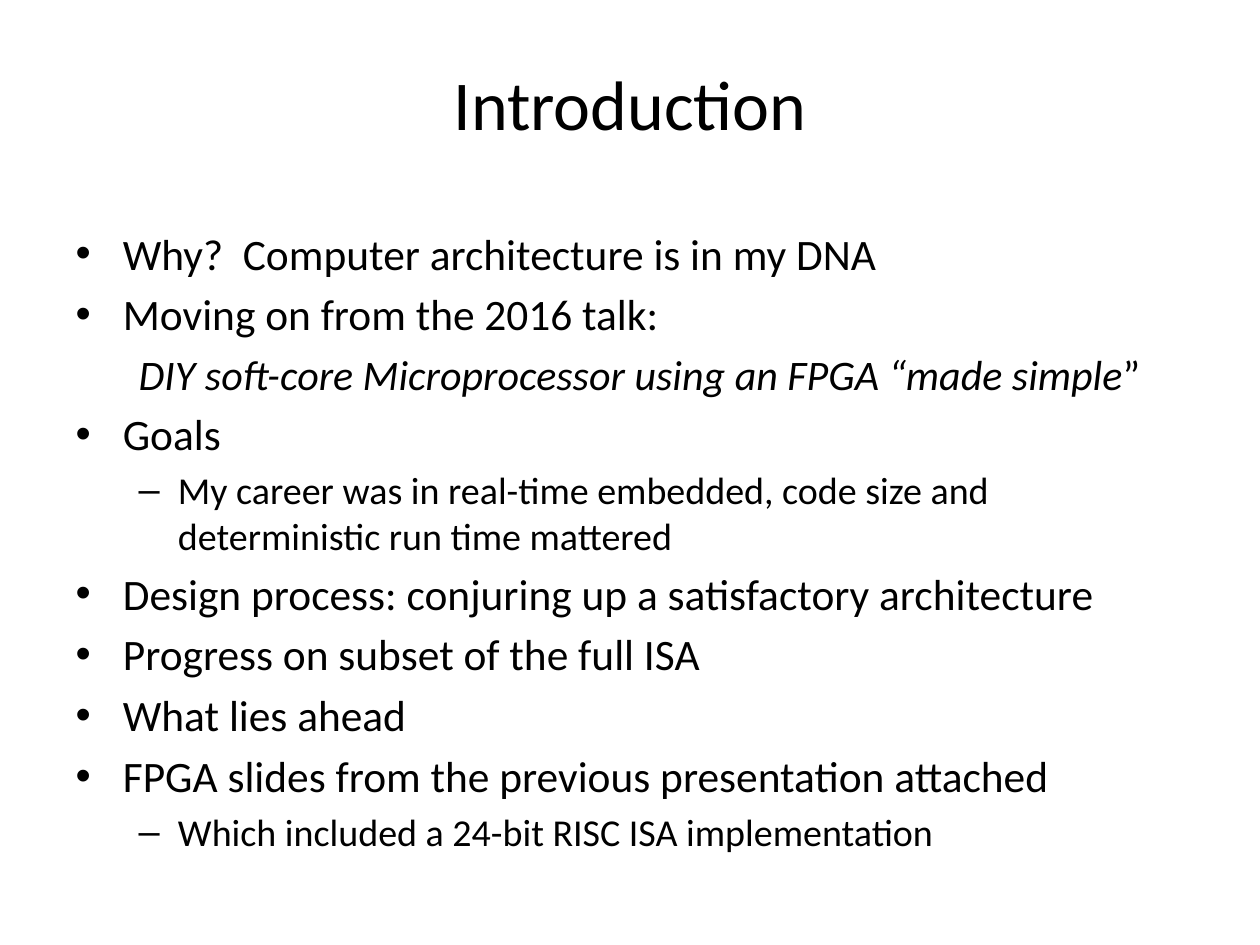
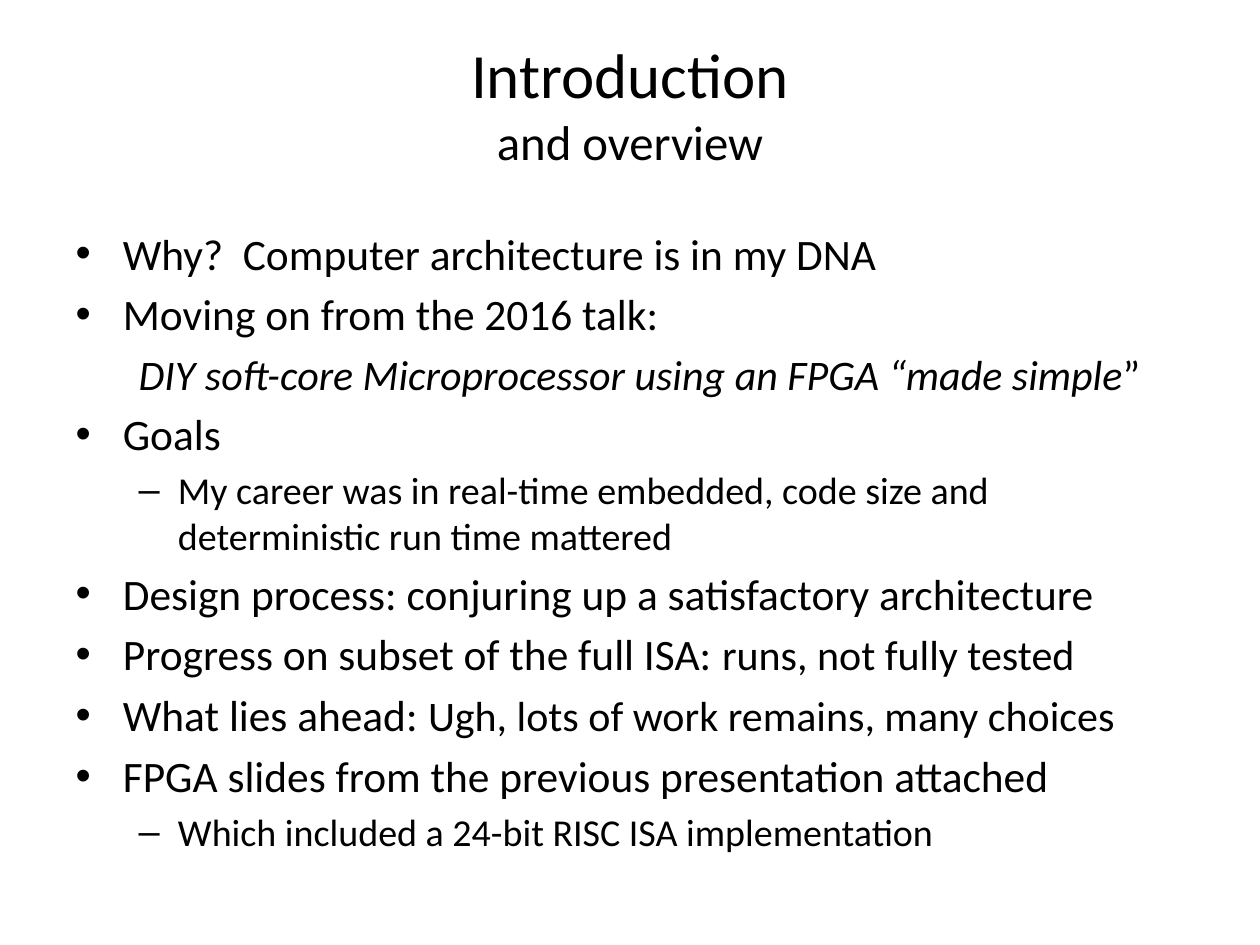
Before and after one commit to jimbrake/TROC16_16, a slide deck: slide 2 of DIY_soft-core_uP.pptx. Drawn at 1260x945 pixels with LibreOffice and Linux fonts; fonts in the diff are those of the drawing. Boxes give left, top, right and bottom in pixels: in the first picture for what was removed or moved away, otherwise in the second. Text is boxed around its words. In the diff, an @@ line names an element or a change of style, - is before the commit and + after.

```diff
--- a/DIY_soft-core_uP.pptx
+++ b/DIY_soft-core_uP.pptx
@@ title at [471, 54, 789, 161]: text changed; size 40 to 36 pt @@
-Introduction
+Introduction
+and overview
@@ text at [123, 640, 1115, 739]: text changed; size 24.8 to 24 pt @@
-• Progress on subset of the full ISA
-• What lies ahead
+• Progress on subset of the full ISA: runs, not fully tested
+• What lies ahead: Ugh, lots of work remains, many choices
```
Also in this commit, not shown: 15 other slides changed.
